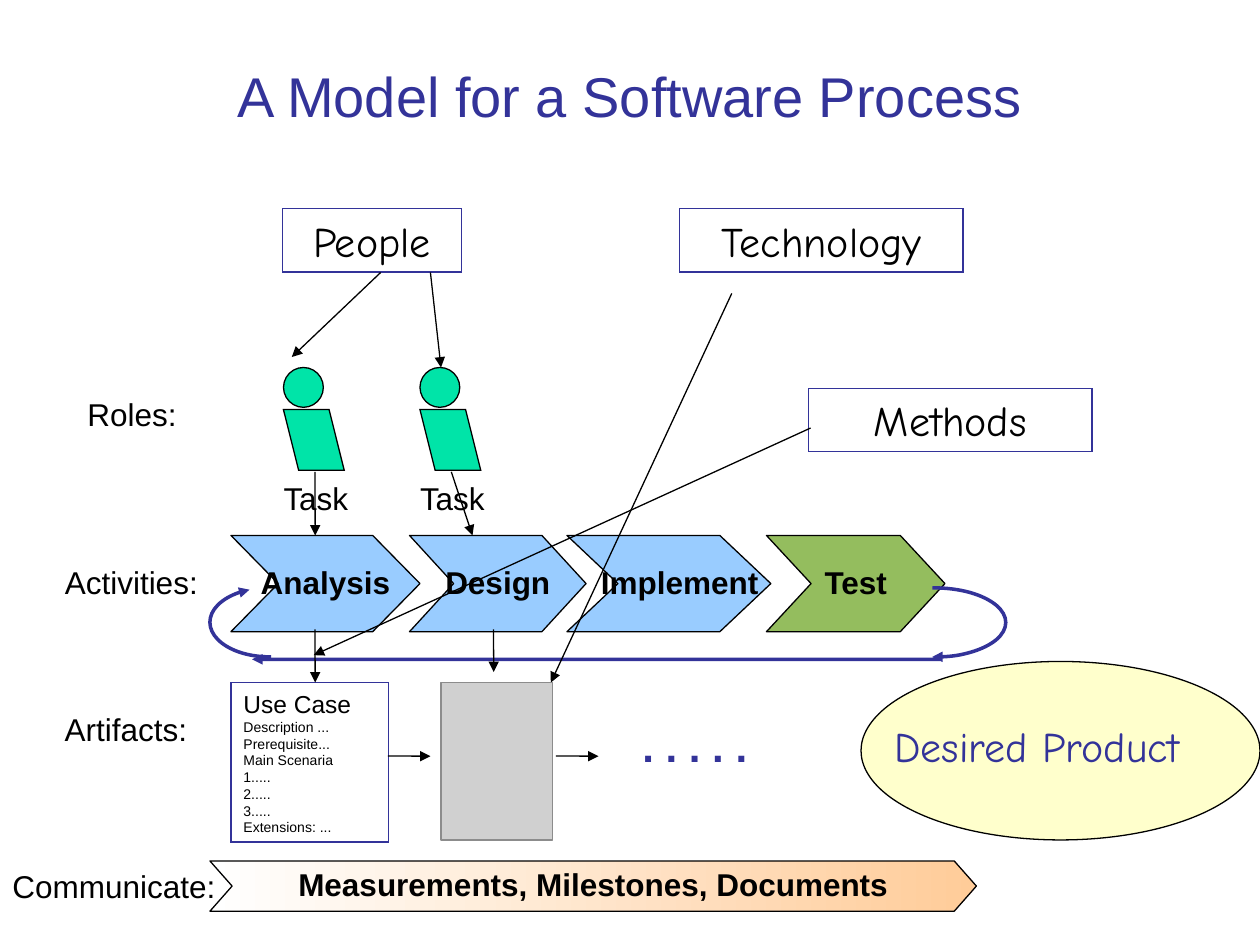
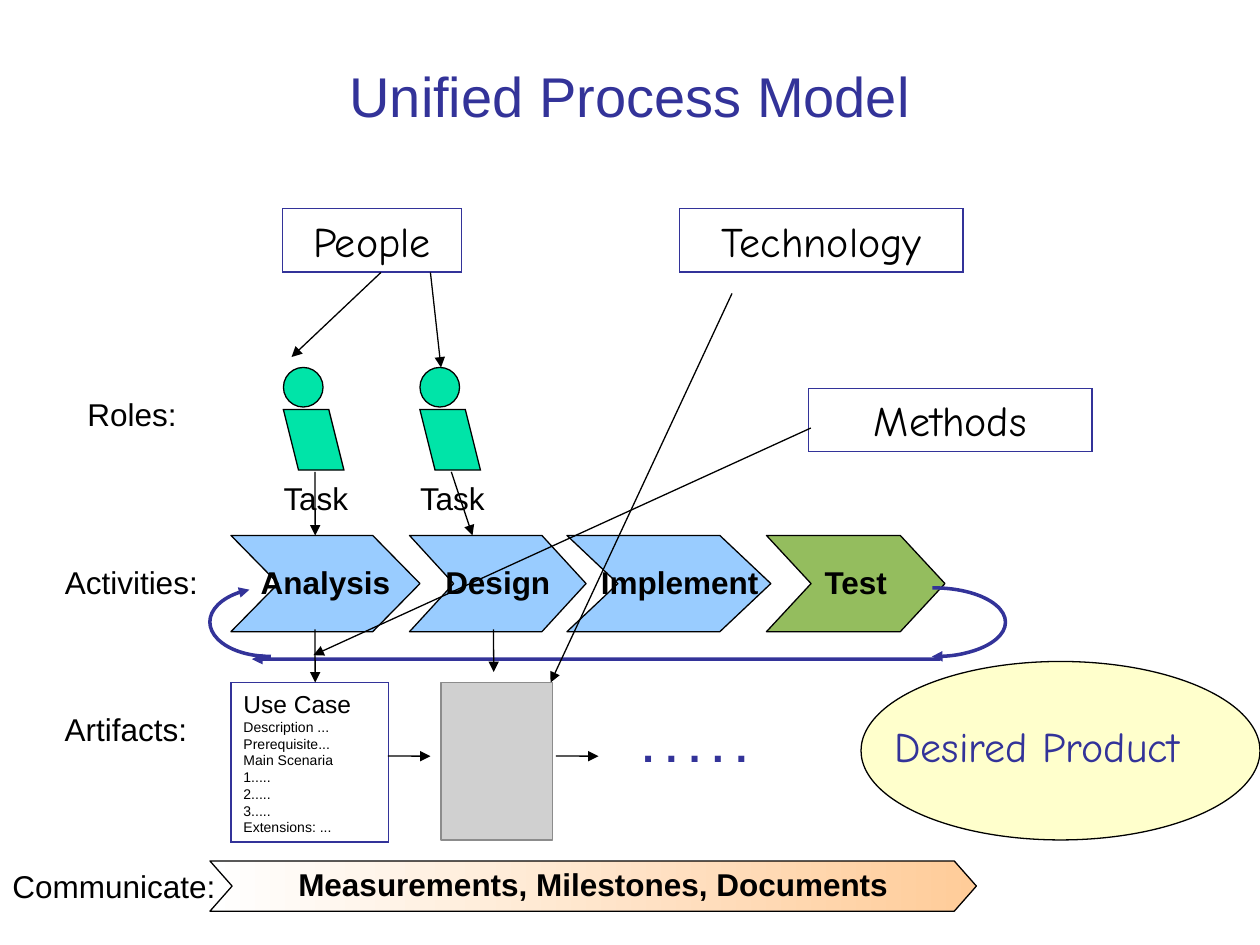
Before and after one commit to cpske/ISP, a slide deck: slide 16 of intro/Introduction-software-process.ppt. Drawn at 1260x945 pixels with LibreOffice and Linux fonts; fonts in the diff are those of the drawing; grey boxes stand for pictures. Boxes give left, top, right and bottom in pixels: in the first picture for what was removed or moved away, otherwise in the second. Text is boxed around its words. In the diff, an @@ line names an element or a change of style, - is before the commit and + after.

Commit message:
update index and software process slides

```diff
--- a/intro/Introduction-software-process.ppt
+++ b/intro/Introduction-software-process.ppt
@@ title at box(349, 76, 910, 118): text changed @@
-A Model for a Software Process
+Unified Process Model
```
Also in this commit, not shown: 7 other slides changed, 6 slides added, 2 slides removed, 2 other files.
